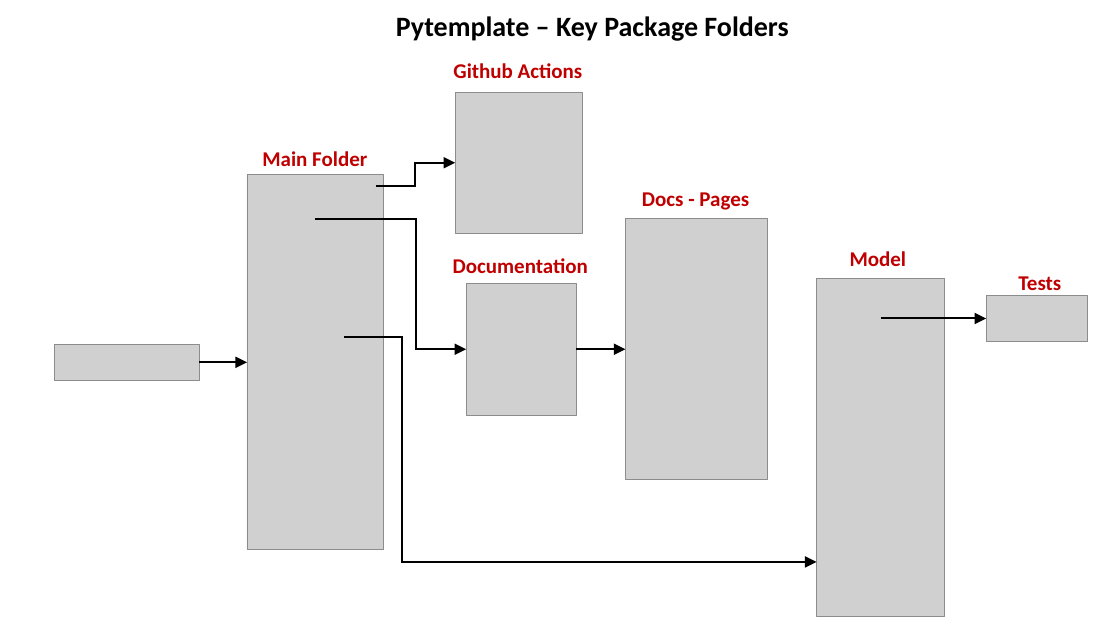
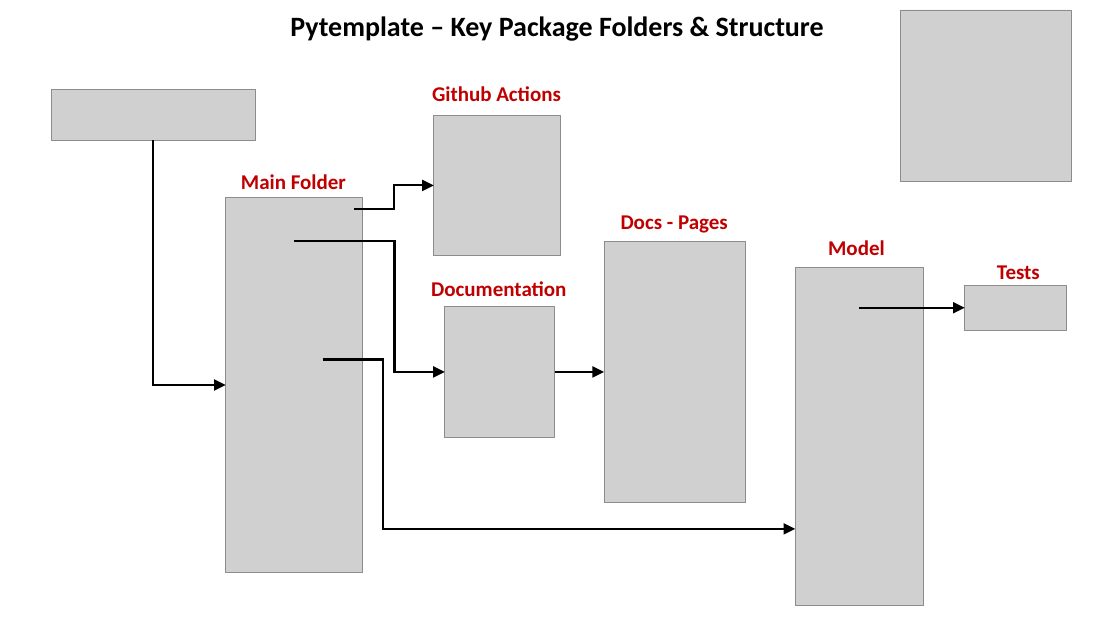
Before and after one commit to JGCRI/pytemplate, a slide deck: slide 3 of extras/figures.pptx (slide 2 before the commit). Drawn at 1120x630 pixels with LibreOffice and Linux fonts; fonts in the diff are those of the drawing; grey boxes stand for pictures. Boxes give left, top, right and bottom in pixels: in the first picture for what was removed or moved away, otherwise in the second. Text is boxed around its words. In the diff, an @@ line names an element or a change of style, - is before the commit and + after.

Commit message:
Updating README docs

```diff
--- a/extras/figures.pptx
+++ b/extras/figures.pptx
@@ text at <box>290,16,824,41</box>: text changed @@
-Pytemplate – Key Package Folders
+Pytemplate – Key Package Folders & Structure
@@ picture added at <box>901,10,1072,181</box> @@
@@ picture: place and size @@
-picture at <box>54,344,199,381</box>
+picture at <box>52,90,255,140</box>
@@ elbow arrow added from (154, 140) to (226, 385), #000000 1.75 pt @@
@@ 3 pictures, 3 texts, 2 elbow arrows: place and size @@
-3 pictures, 3 texts, 2 elbow arrows at <box>262,92,768,480</box>
+3 pictures, 3 texts, 2 elbow arrows at <box>241,115,746,502</box>
@@ 2 pictures, 2 texts, 1 arrow: place and size @@
-2 pictures, 2 texts, 1 arrow at <box>817,251,1088,617</box>
+2 pictures, 2 texts, 1 arrow at <box>796,240,1067,606</box>
@@ arrow removed from (199, 362) to (247, 362) @@
@@ elbow arrow moved from (344, 337) - (817, 562) to (323, 360) - (796, 529) @@
@@ 1 picture, 1 text, 1 arrow: place and size @@
-1 picture, 1 text, 1 arrow at <box>247,63,626,550</box>
+1 picture, 1 text, 1 arrow at <box>226,86,604,573</box>
```
Also in this commit, not shown: 1 other slide changed, 2 slides added, 6 other files.
